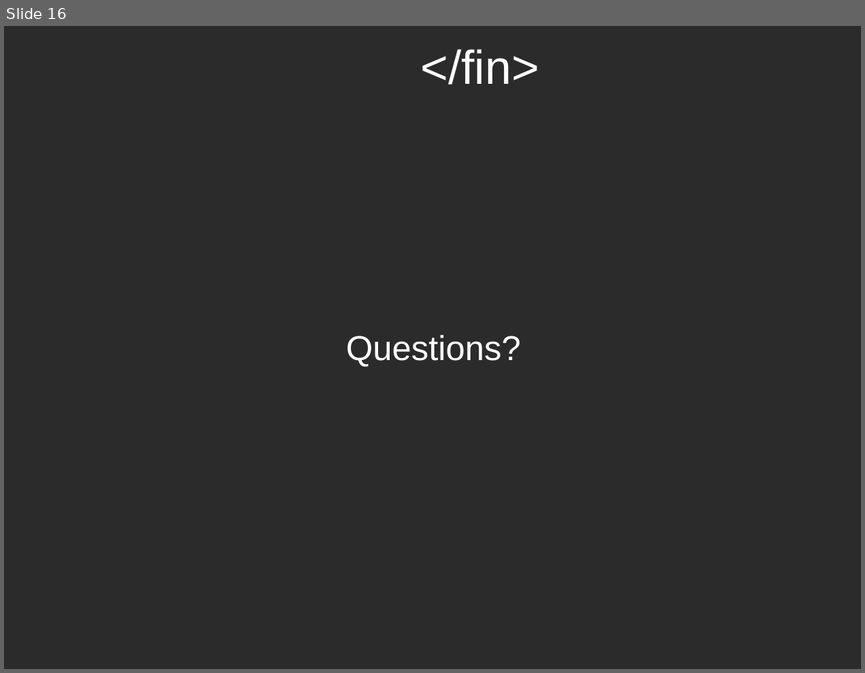
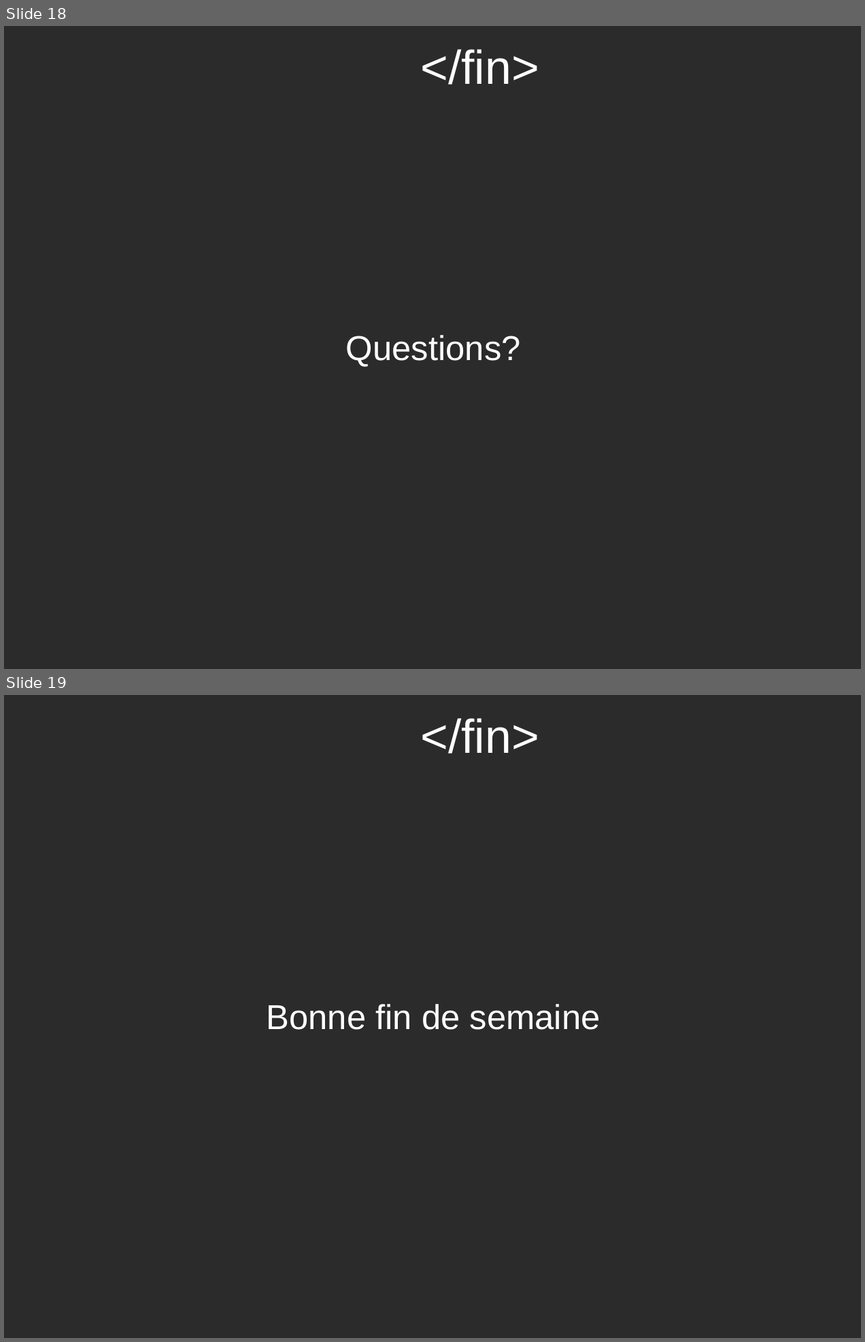
Before and after one commit to potyl/Webkit, a slide deck: WebKit-fr.odp. Shown one above the other, each under a label of ours: slide 16 before the commit, slides 18 and 19 after it. The pictures are 865x673 and 865x1342 pixels, drawn with LibreOffice and Linux fonts; fonts in the diff are those of the drawing; background and template pictures are left out; a plain dark background stands for a picture behind light text. Boxes give left, top, right and bottom in pixels: in the first picture for what was removed or moved away, otherwise in the second. Text is boxed around its words. In the diff, an @@ line names an element or a change of style, - is before the commit and + after.

```diff
--- a/WebKit-fr.odp
+++ b/WebKit-fr.odp
@@ slide 19 added at [4, 695, 861, 1338], background picture (left out) @@
@@ title added at [421, 718, 539, 753], 44 pt, text #FFFFFF @@
+</fin>
@@ subtitle added at [266, 1004, 600, 1030], 32 pt, text #FFFFFF @@
+Bonne fin de semaine
@@ what was slide 16 is now slide 18 @@
```
Also in this commit, not shown: 2 other slides added.
